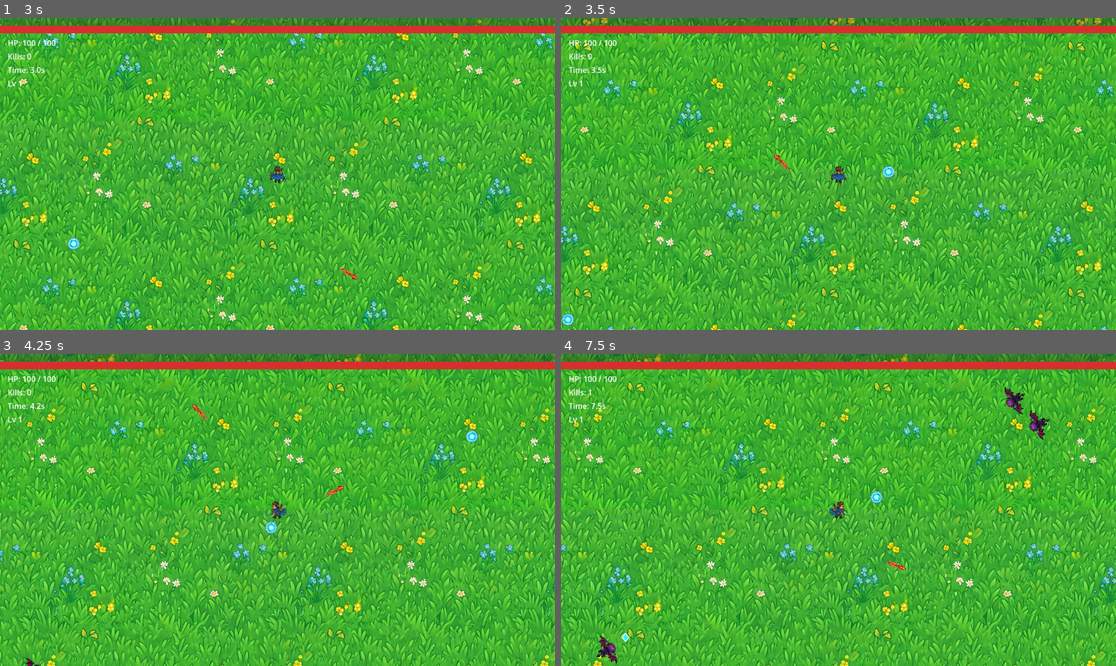
Above: before the commit, frames 1-4 (two rows, left to right).
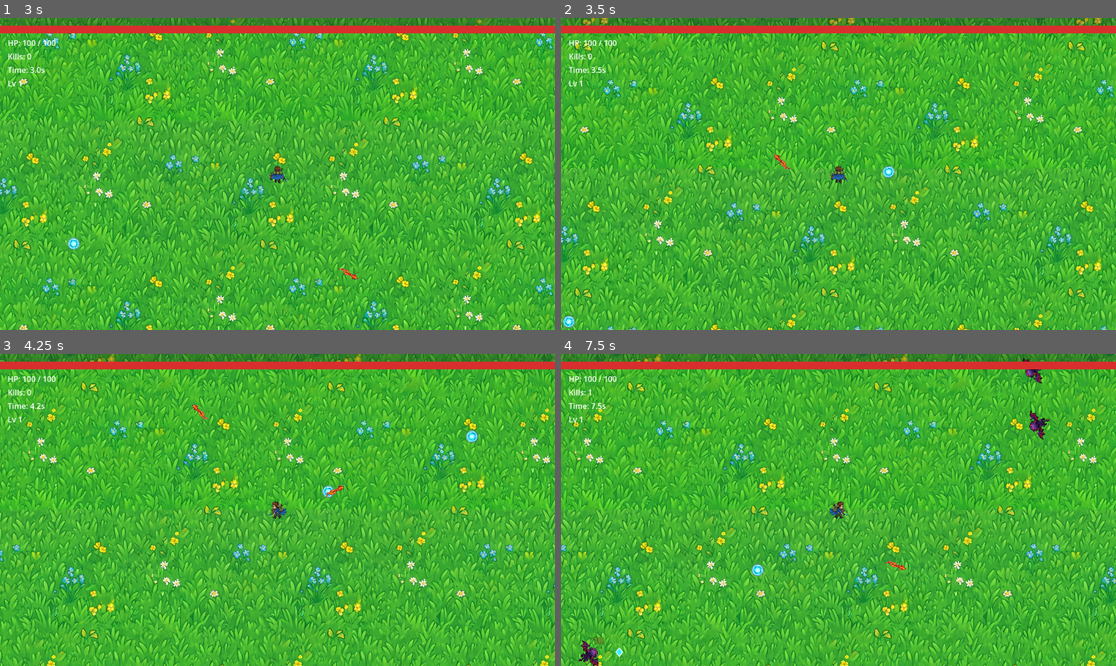
Above: after the commit, the same moments.

Repository: SummerEngine/template-2d-vampire-survivor-roguelike
Game: Godot game, scene res://main.tscn
Same seed, same stepped clock (60 frames per second), same inputs: the game is played once before the commit and once after it.
Inputs:
- Up to frame 1 (3 s): hold D 0.53-1.28 s; hold R 0.53-1.28 s; hold S 1.28-2.03 s; tap R at 1.35, 2.85 s; hold D 2.03-2.78 s; hold R 2.03-2.78 s; hold W from 2.78 s (still down)
- Up to frame 2 (3.5 s): keep holding W
- Up to frame 3 (4.25 s): release W at 3.53 s; hold A from 3.53 s (still down); hold R from 3.53 s (still down)
- Up to frame 4 (7.5 s): release R at 4.28 s; tap R at 4.35, 5.85, 7.35 s; release A at 5.03 s; hold S 5.03-5.78 s; hold R 5.03-5.78 s; hold D 5.78-6.53 s; hold W 6.53-7.28 s; hold R 6.53-7.28 s; hold D from 7.28 s (still down)

Frame 1 is identical in both runs. In frame 2, less than 0.1% of the frame differs, in the area x 0-3%, y 94-100%; in frame 3, 0.2%; in frame 4, 0.8%, in the area x 3-87%, y 1-100%.

Commit message:
feat: enemy hit feedback - flash, knockback, death burst, damage numbers
- White hit-flash via canvas shader (per-enemy material), tweened on hit
- Directional knockback 'jut' away from the hit source, decays quickly
- One-shot purple CPUParticles2D burst on death
- Floating damage numbers (rise + fade) on every hit
- projectile/explosion pass hit position for knockback direction

Co-Authored-By: Claude Opus 4.8 (1M context) <noreply@anthropic.com>

Diff:
--- a/scenes/enemy.tscn
+++ b/scenes/enemy.tscn
@@ -1,10 +1,15 @@
-[gd_scene load_steps=4 format=3]
+[gd_scene load_steps=6 format=3]
 
 [ext_resource type="Script" path="res://scripts/enemy.gd" id="1"]
 [ext_resource type="Texture2D" path="res://assets/enemy.png" id="2"]
+[ext_resource type="Shader" path="res://shaders/hit_flash.gdshader" id="3"]
 
 [sub_resource type="CircleShape2D" id="shape"]
 radius = 14.0
+
+[sub_resource type="ShaderMaterial" id="flashmat"]
+shader = ExtResource("3")
+shader_parameter/flash = 0.0
 
 [node name="Enemy" type="CharacterBody2D"]
 collision_layer = 2
@@ -12,6 +17,7 @@
 script = ExtResource("1")
 
 [node name="Sprite2D" type="Sprite2D" parent="."]
+material = SubResource("flashmat")
 texture = ExtResource("2")
 scale = Vector2(0.08, 0.08)
 
--- /dev/null
+++ b/scripts/damage_number.gd
@@ -0,0 +1,21 @@
+extends Node2D
+
+## Floating damage number: rises and fades, then frees. Position it via
+## global_position, then call show_damage().
+
+func show_damage(amount: int) -> void:
+	var label := Label.new()
+	label.text = str(amount)
+	label.add_theme_font_size_override("font_size", 18)
+	label.add_theme_color_override("font_color", Color(1.0, 0.95, 0.3))
+	label.add_theme_color_override("font_outline_color", Color(0, 0, 0))
+	label.add_theme_constant_override("outline_size", 4)
+	label.position = Vector2(-12, -28)  # sit just above the enemy, roughly centered
+	add_child(label)
+	z_index = 100
+	var tw := create_tween()
+	tw.set_parallel(true)
+	tw.tween_property(self, "position", position + Vector2(0, -40), 0.6)
+	tw.tween_property(self, "modulate:a", 0.0, 0.6)
+	tw.set_parallel(false)
+	tw.tween_callback(queue_free)
--- /dev/null
+++ b/scripts/death_burst.gd
@@ -0,0 +1,21 @@
+extends CPUParticles2D
+
+## One-shot purple shard burst for enemy death. Position via global_position;
+## it emits once and frees itself.
+
+func _ready() -> void:
+	one_shot = true
+	explosiveness = 1.0
+	amount = 14
+	lifetime = 0.5
+	direction = Vector2(0, -1)
+	spread = 180.0
+	gravity = Vector2.ZERO
+	initial_velocity_min = 120.0
+	initial_velocity_max = 240.0
+	scale_amount_min = 2.0
+	scale_amount_max = 4.0
+	color = Color(0.6, 0.2, 0.85)
+	z_index = 50
+	finished.connect(queue_free)
+	emitting = true
--- a/scripts/enemy.gd
+++ b/scripts/enemy.gd
@@ -1,31 +1,72 @@
 extends CharacterBody2D
 
 signal died(enemy)
+
+const DAMAGE_NUMBER := preload("res://scripts/damage_number.gd")
+const DEATH_BURST := preload("res://scripts/death_burst.gd")
+const KNOCK_STRENGTH: float = 260.0
+const KNOCK_DECAY: float = 900.0  # how fast the jut fades (units/sec)
 
 @export var speed: float = 80.0
 @export var max_health: float = 30.0
 @export var contact_damage: float = 20.0  # per second while touching the player
 
+@onready var sprite: Sprite2D = $Sprite2D
+
 var health: float
 var target: Node2D
+var _knockback: Vector2 = Vector2.ZERO
 
 func _ready() -> void:
 	health = max_health
 	add_to_group("enemies")
+	# Own copy of the flash material so each enemy flashes independently.
+	if sprite.material != null:
+		sprite.material = sprite.material.duplicate()
 
-func _physics_process(_delta: float) -> void:
+func _physics_process(delta: float) -> void:
 	if not is_instance_valid(target):
 		return
 	var dir := (target.global_position - global_position).normalized()
-	velocity = dir * speed
-	# Rotate to face the player. The bat sprite points "up" (-Y), so add 90 deg.
+	# Rotate to face the player (bat sprite points up, so +90 deg).
 	rotation = dir.angle() + PI / 2.0
+	velocity = dir * speed + _knockback
 	move_and_slide()
+	_knockback = _knockback.move_toward(Vector2.ZERO, KNOCK_DECAY * delta)
 
-func take_damage(amount: float) -> void:
+func take_damage(amount: float, from_pos: Vector2 = Vector2.INF) -> void:
 	if health <= 0.0:
 		return
 	health -= amount
+	_spawn_damage_number(amount)
+	_flash()
+	if from_pos != Vector2.INF:
+		var away := global_position - from_pos
+		if away.length() > 0.01:
+			_knockback = away.normalized() * KNOCK_STRENGTH
 	if health <= 0.0:
+		_spawn_death_burst()
 		died.emit(self)
 		queue_free()
+
+func _flash() -> void:
+	if sprite.material == null:
+		return
+	sprite.material.set_shader_parameter("flash", 1.0)
+	var tw := create_tween()
+	tw.tween_method(_set_flash, 1.0, 0.0, 0.12)
+
+func _set_flash(v: float) -> void:
+	if sprite.material != null:
+		sprite.material.set_shader_parameter("flash", v)
+
+func _spawn_damage_number(amount: float) -> void:
+	var num := DAMAGE_NUMBER.new()
+	get_parent().add_child(num)
+	num.global_position = global_position
+	num.show_damage(int(round(amount)))
+
+func _spawn_death_burst() -> void:
+	var burst := DEATH_BURST.new()
+	get_parent().add_child(burst)
+	burst.global_position = global_position
--- a/scripts/explosion.gd
+++ b/scripts/explosion.gd
@@ -13,7 +13,7 @@
 	for e in get_tree().get_nodes_in_group("enemies"):
 		if is_instance_valid(e) and global_position.distance_to(e.global_position) <= radius:
 			if e.has_method("take_damage"):
-				e.take_damage(damage)
+				e.take_damage(damage, global_position)
 	var tw := create_tween()
 	tw.set_parallel(true)
 	tw.tween_method(_set_radius, radius * 0.3, radius, 0.15)
--- a/scripts/projectile.gd
+++ b/scripts/projectile.gd
@@ -87,7 +87,7 @@
 func _on_body_entered(body: Node) -> void:
 	if body.is_in_group("enemies"):
 		if body.has_method("take_damage"):
-			body.take_damage(damage)
+			body.take_damage(damage, global_position)
 		if explosion_radius > 0.0:
 			var ex := EXPLOSION.new()
 			get_parent().add_child(ex)
--- /dev/null
+++ b/shaders/hit_flash.gdshader
@@ -0,0 +1,10 @@
+shader_type canvas_item;
+
+// Mixes the sprite toward white by `flash` (0..1), preserving transparency.
+uniform float flash : hint_range(0.0, 1.0) = 0.0;
+
+void fragment() {
+	vec4 c = texture(TEXTURE, UV);
+	c.rgb = mix(c.rgb, vec3(1.0), flash * c.a);
+	COLOR = c;
+}
